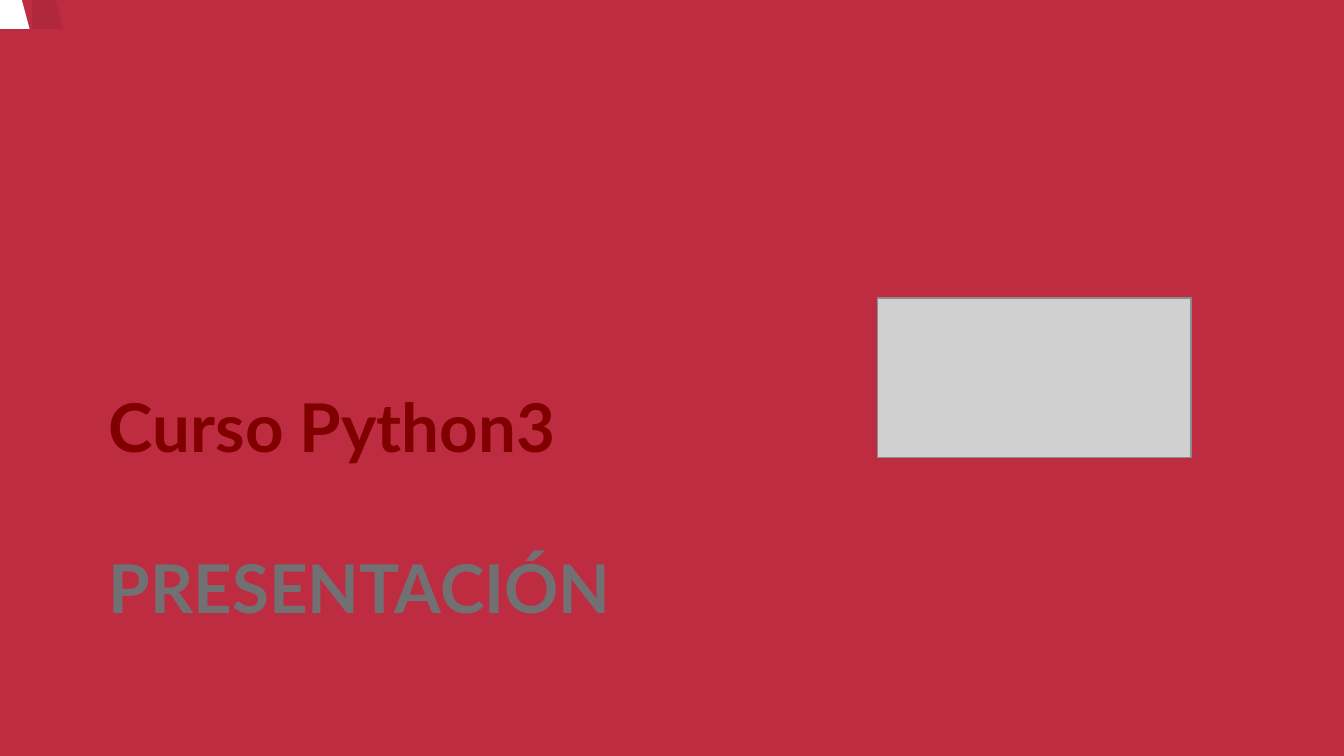
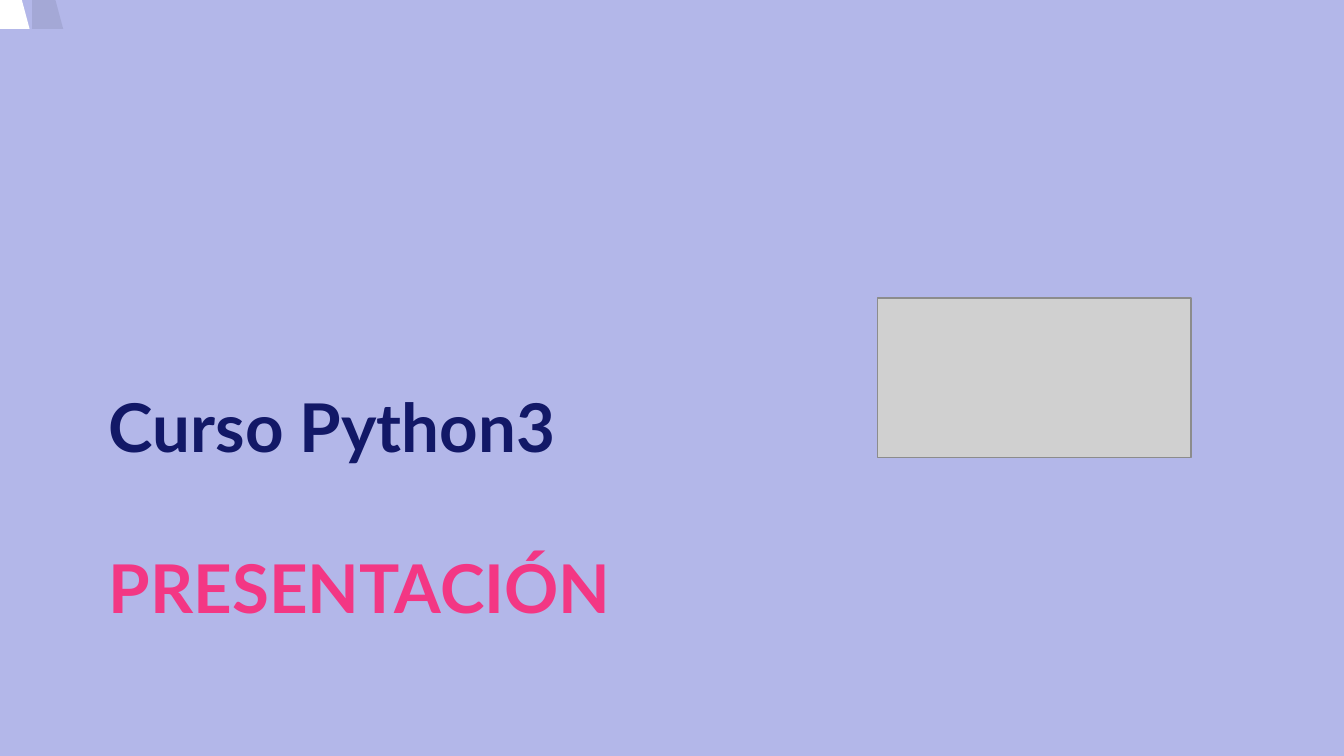
Before and after one commit to josedom24/curso_python3, a slide deck: slide 1 of curso/u1/u1.odp. Drawn at 1344x756 pixels with LibreOffice and Linux fonts; fonts in the diff are those of the drawing; grey boxes stand for pictures. Boxes give left, top, right and bottom in pixels: in the first picture for what was removed or moved away, otherwise in the second. Text is boxed around its words. In the diff, an @@ line names an element or a change of style, - is before the commit and + after.

```diff
--- a/curso/u1/u1.odp
+++ b/curso/u1/u1.odp
@@ background #BE2C42 to #B3B7E9 @@
@@ title "Curso Python3 PRESENTACIÓN" at [109,402,611,614]: text colour #800000 to #121867 in "Curso Python3"; text colour #717173 to #F33784 in "PRESENTACIÓN" @@
```
Also in this commit, not shown: 10 other slides changed, 1 other file.
